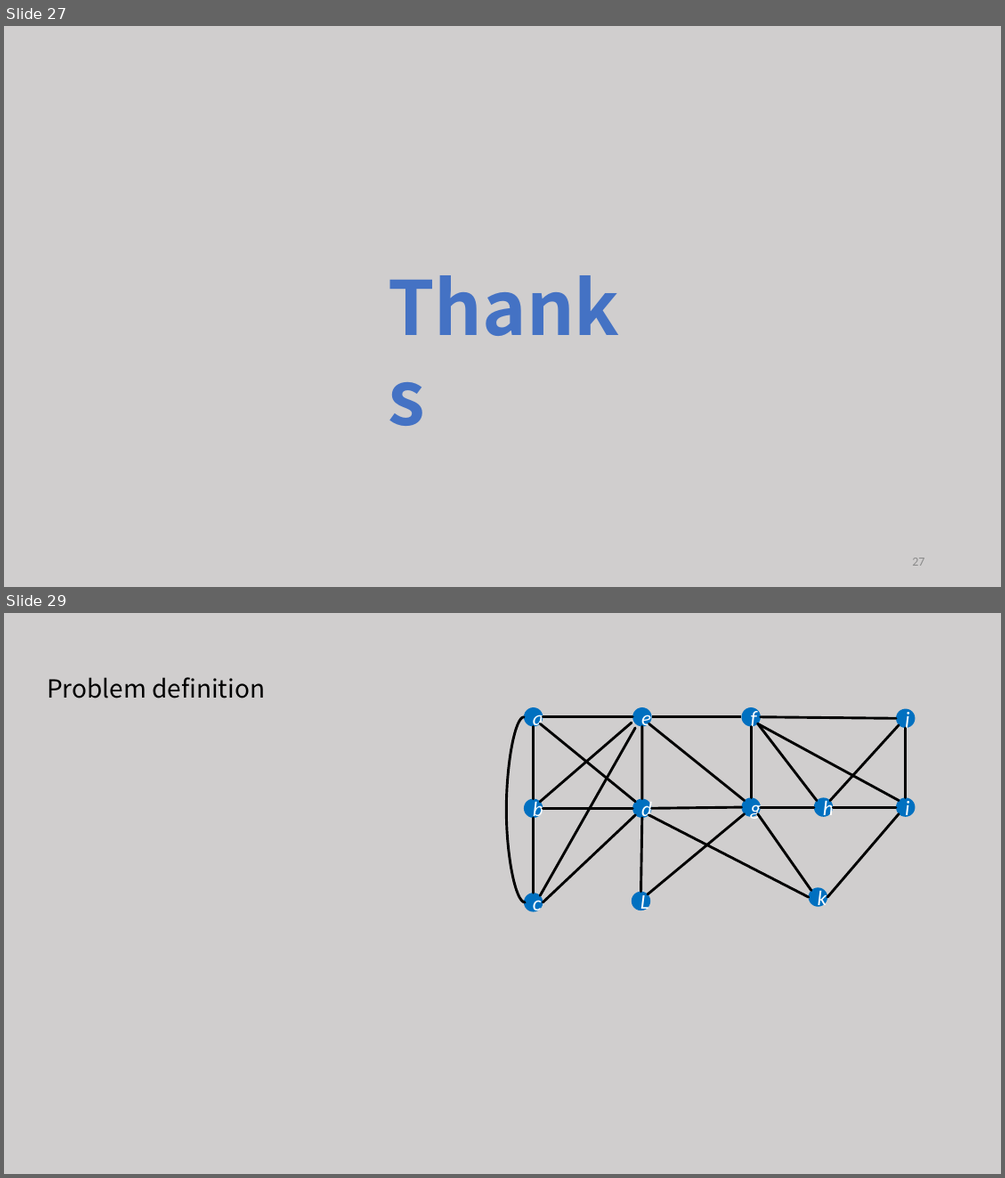
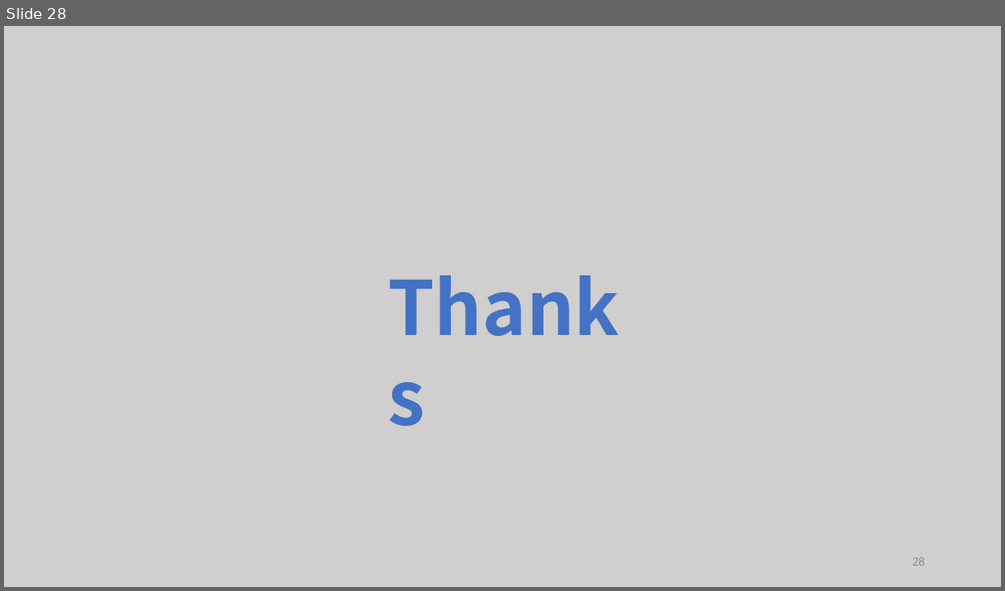
Before and after one commit to tianzhuwei/PPT, a slide deck: 魏天柱--Truss decomposition in massive networks .pptx. Shown one above the other, each under a label of ours: slides 27 and 29 before the commit, slide 28 after it; the slides between them are not shown. The pictures are 1005x1178 and 1005x591 pixels, drawn with LibreOffice and Linux fonts; fonts in the diff are those of the drawing. Boxes give left, top, right and bottom in pixels: in the first picture for what was removed or moved away, otherwise in the second. Text is boxed around its words. In the diff, an @@ line names an element or a change of style, - is before the commit and + after.

```diff
--- a/魏天柱--Truss decomposition in massive networks .pptx
+++ b/魏天柱--Truss decomposition in massive networks .pptx
@@ slide 29 removed at [4, 613, 1001, 1174], background #D0CECE @@
@@ text removed at [47, 677, 265, 698] @@
-Problem definition
@@ group removed at [507, 707, 915, 912]: 25 lines, 12 ellipses, 1 curved line @@
-a
-b
-c
-d
-e
-L
-f
-g
-j
-h
-i
-k
@@ what was slide 27 is now slide 28 @@
@@ page number at [912, 557, 924, 565]: text changed @@
-27
+28
```
Also in this commit, not shown: 6 slides changed, 1 slide added, 1 other slide removed.
